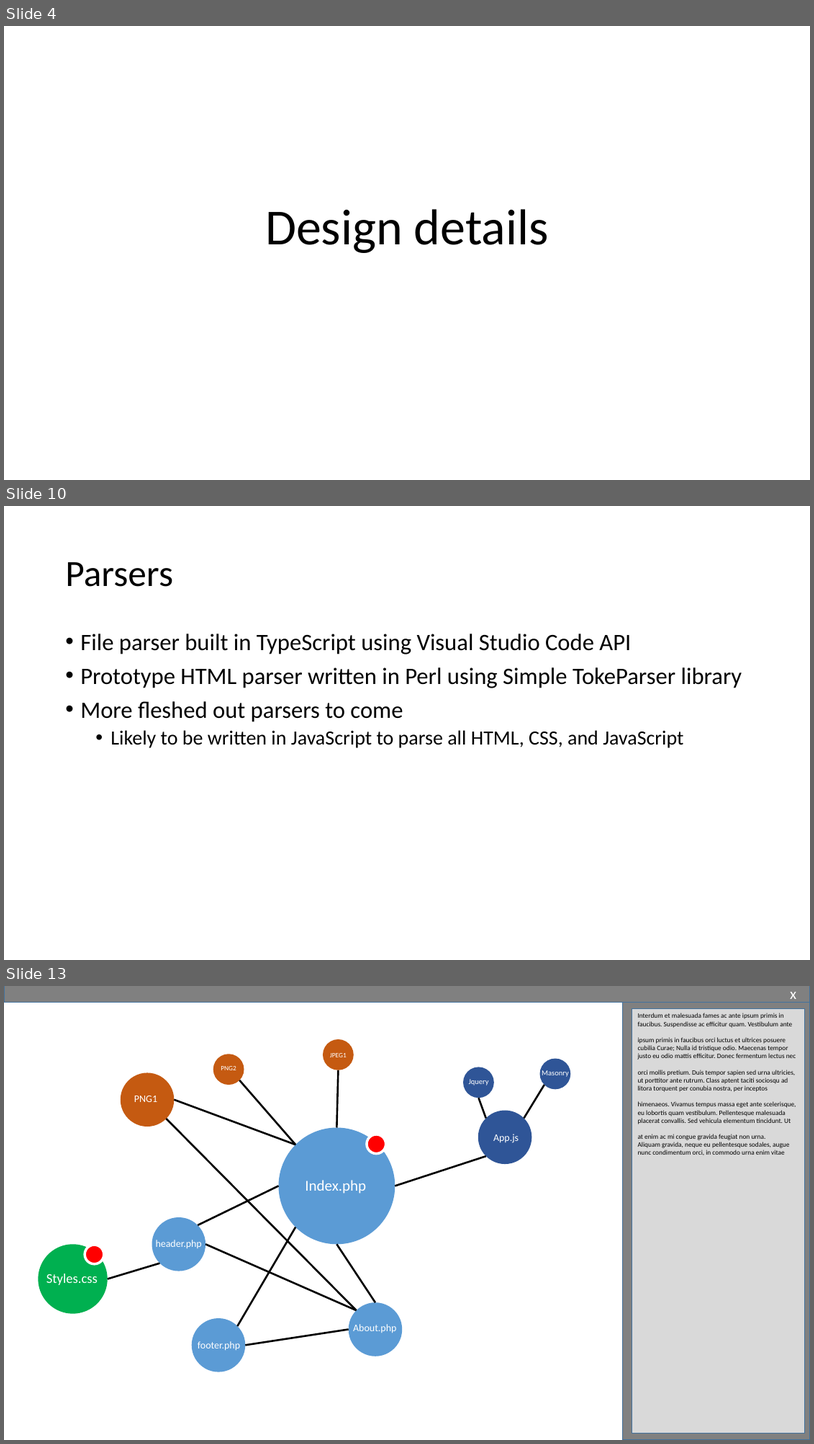
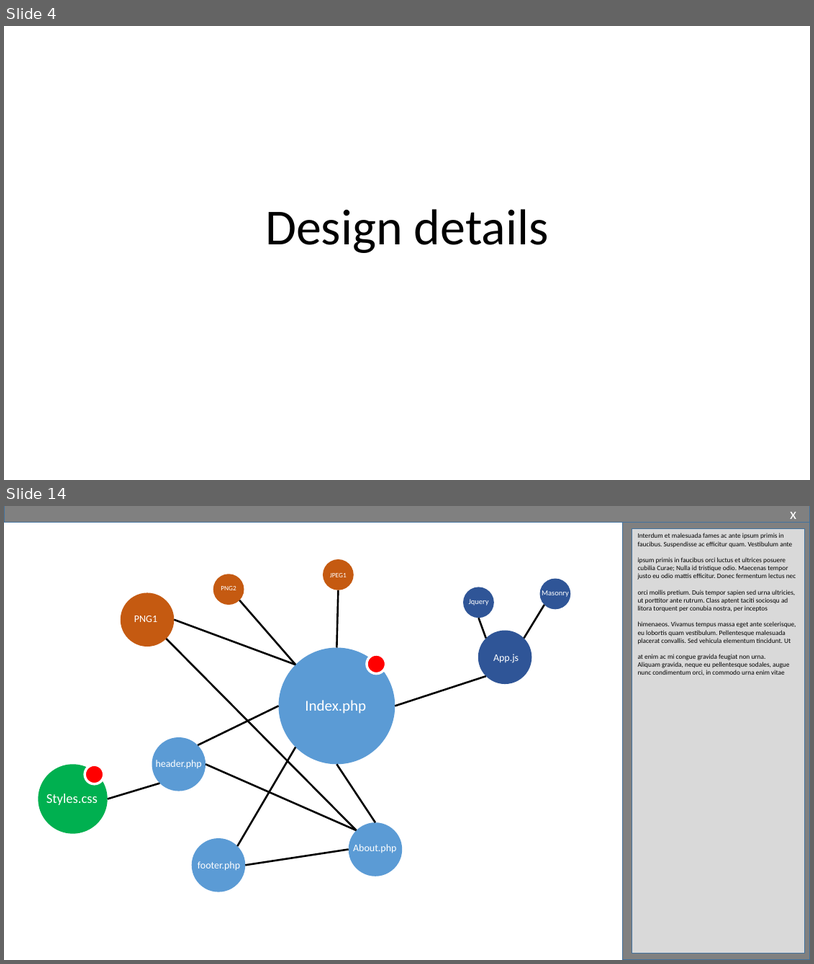
Before and after one commit to slichlyter12/Postal, a slide deck: ProgressReportMidWinter/Progress-Report-MidWinter-team38.pptx. Shown one above the other, each under a label of ours: slides 4, 10 and 13 before the commit, slides 4 and 14 after it; the slides between them are not shown. The pictures are 814x1444 and 814x964 pixels, drawn with LibreOffice and Linux fonts; fonts in the diff are those of the drawing. Boxes give left, top, right and bottom in pixels: in the first picture for what was removed or moved away, otherwise in the second. Text is boxed around its words. In the diff, an @@ line names an element or a change of style, - is before the commit and + after.

```diff
--- a/ProgressReportMidWinter/Progress-Report-MidWinter-team38.pptx
+++ b/ProgressReportMidWinter/Progress-Report-MidWinter-team38.pptx
@@ slide 10 removed at box(4, 506, 810, 960), background #FFFFFF @@
@@ title removed at box(65, 562, 173, 587) @@
-Parsers
@@ text removed at box(80, 633, 743, 748) @@
-• File parser built in TypeScript using Visual Studio Code API
-• Prototype HTML parser written in Perl using Simple TokeParser library
-• More fleshed out parsers to come
-  • Likely to be written in JavaScript to parse all HTML, CSS, and JavaScript
@@ what was slide 13 is now slide 14 @@
```
Also in this commit, not shown: 14 slides changed, 16 slides added, 5 other slides removed.
